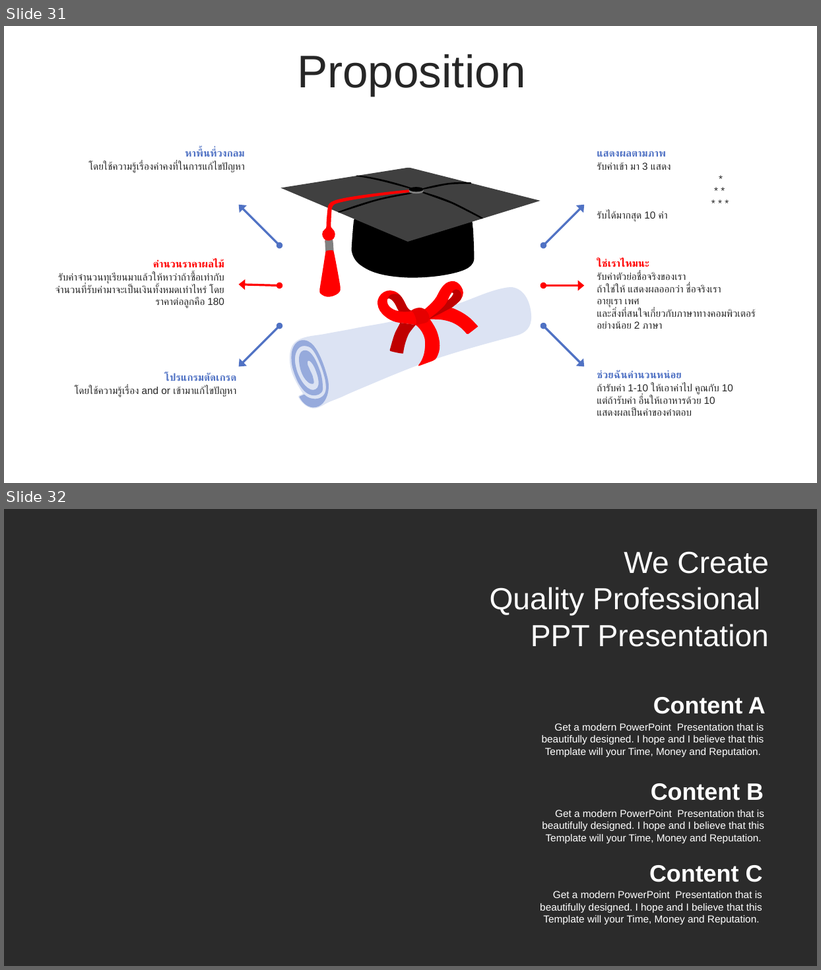
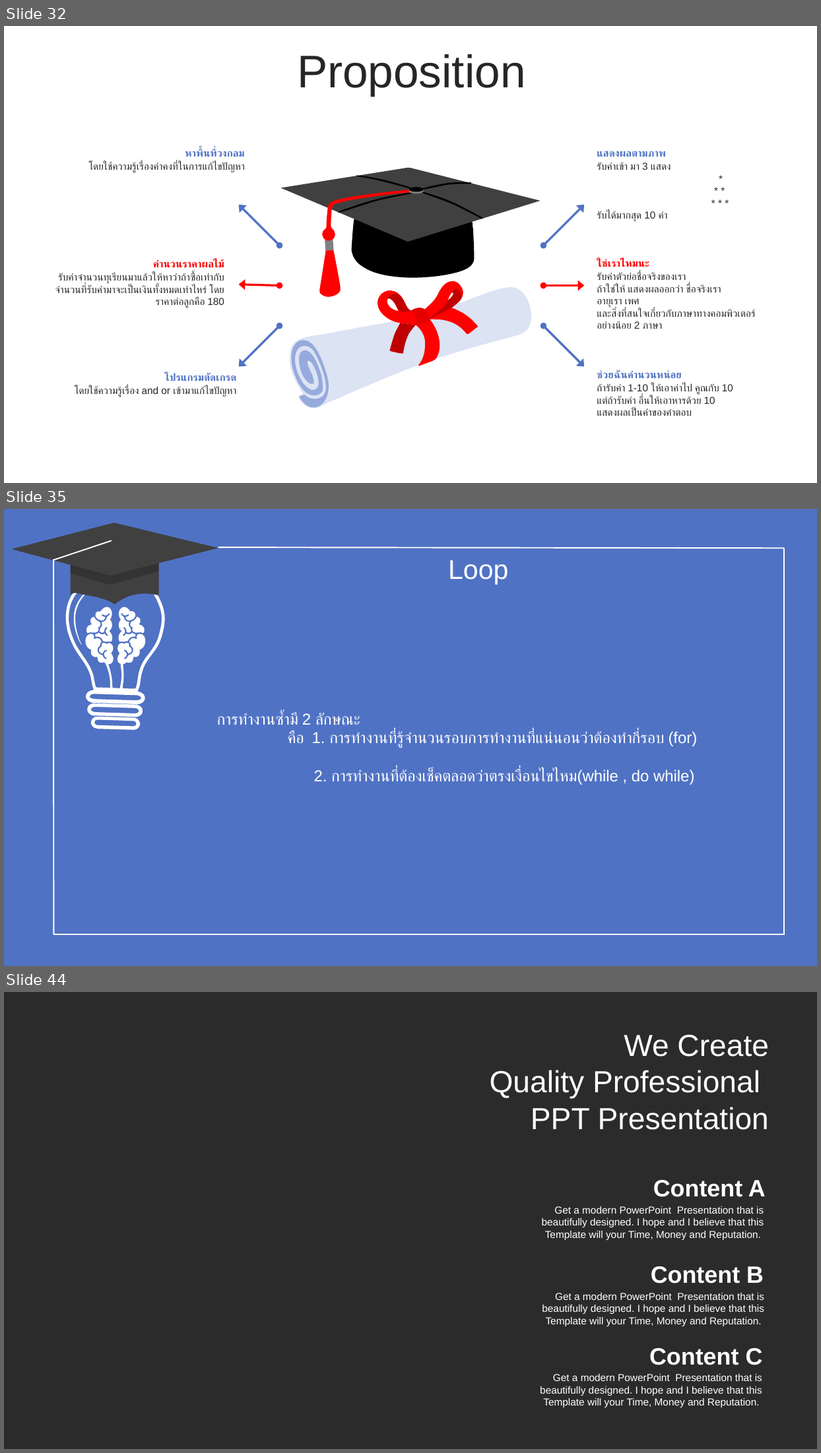
Before and after one commit to WatcharapolxFa/SolveProblemsIn-C-Language, a slide deck: LearnC/C.pptx. Shown one above the other, each under a label of ours: slides 31 and 32 before the commit, slides 32, 35 and 44 after it; the slides between them are not shown. The pictures are 821x970 and 821x1453 pixels, drawn with LibreOffice and Linux fonts; fonts in the diff are those of the drawing; background and template pictures are left out; a plain dark background stands for a picture behind light text. Boxes give left, top, right and bottom in pixels: in the first picture for what was removed or moved away, otherwise in the second. Text is boxed around its words. In the diff, an @@ line names an element or a change of style, - is before the commit and + after.

```diff
--- a/LearnC/C.pptx
+++ b/LearnC/C.pptx
@@ slide 35 added at (x1=4, y1=509, x2=817, y2=966), background #5072C4 @@
@@ line added from (784, 548) to (218, 547), #FFFFFF 1.5 pt @@
@@ line added from (784, 548) to (784, 935), #FFFFFF 1.5 pt @@
@@ group added at (x1=11, y1=522, x2=218, y2=935): 3 freeform shapes, 2 lines @@
@@ text added at (x1=448, y1=560, x2=508, y2=584), 32 pt, text #FFFFFF @@
+Loop
@@ freeform shape added at (x1=65, y1=570, x2=164, y2=730), fill #FFFFFF @@
@@ freeform shape added at (x1=77, y1=601, x2=151, y2=693), fill #FFFFFF @@
@@ text added at (x1=217, y1=712, x2=698, y2=785), 18.7 pt, text #FFFFFF @@
+การทำงานซ้ำมี 2 ลักษณะ
+คือ 1. การทำงานที่รู้จำนวนรอบการทำงานที่แน่นอนว่าต้องทำกี่รอบ (for)
+2. การทำงานที่ต้องเช็คตลอดว่าตรงเงื่อนไขไหม(while , do while)
@@ line added from (784, 935) to (54, 935), #FFFFFF 1.5 pt @@
@@ what was slide 31 is now slide 32 @@
@@ what was slide 32 is now slide 44 @@
```
Also in this commit, not shown: 11 other slides added, 5 other files.
